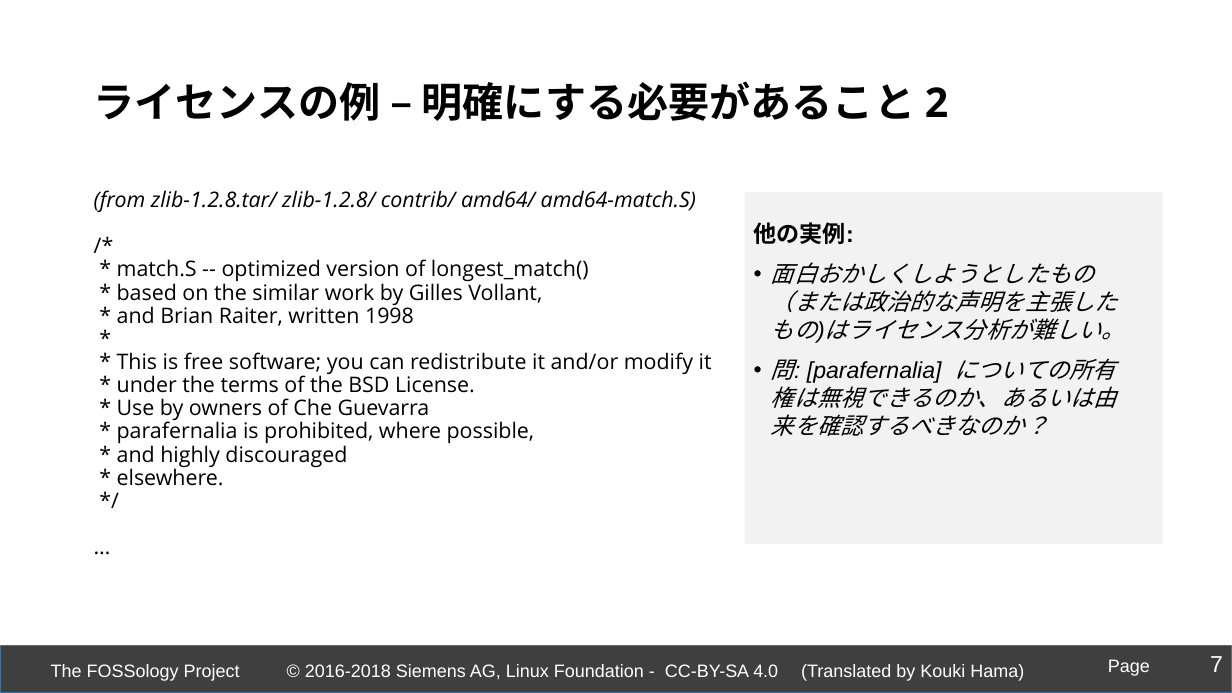
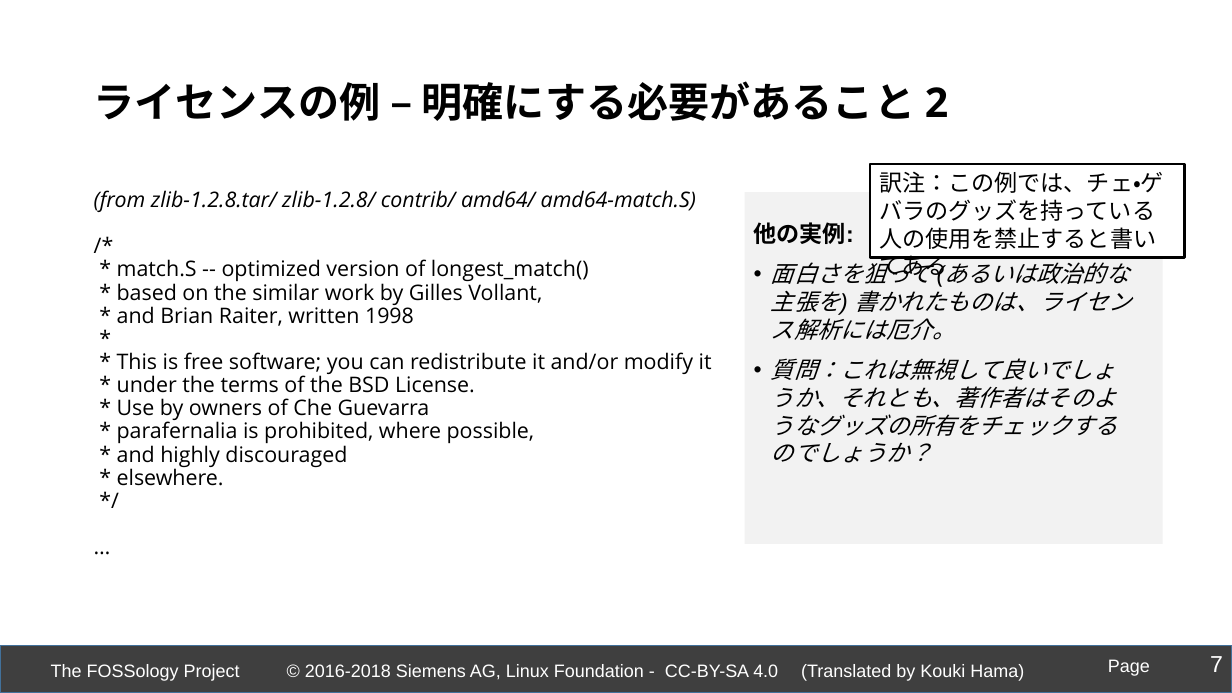
Before and after one commit to fossology/FOSSologySlides, a slide deck: slide 7 of Module-A-JPN-Motivation.pptx. Drawn at 1232x693 pixels with LibreOffice and Linux fonts; fonts in the diff are those of the drawing; background and template pictures are left out. Boxes give left, top, right and bottom in pixels: in the first picture for what was removed or moved away, otherwise in the second. Text is boxed around its words. In the diff, an @@ line names an element or a change of style, - is before the commit and + after.

```diff
--- a/Module-A-JPN-Motivation.pptx
+++ b/Module-A-JPN-Motivation.pptx
@@ rectangle added at bbox=[871, 165, 1185, 258], fill #FFFFFF, outline #000000 2 pt, 18 pt, text #000000 @@
+訳注：この例では、チェ・ゲバラのグッズを持っている人の使用を禁止すると書いてある
@@ text at bbox=[771, 255, 1131, 463]: text changed @@
-• 面白おかしくしようとしたもの（または政治的な声明を主張したもの)はライセンス分析が難しい。
-• 問: [parafernalia] についての所有権は無視できるのか、あるいは由来を確認するべきなのか？
+• 面白さを狙って (あるいは政治的な主張を) 書かれたものは、ライセンス解析には厄介。
+• 質問：これは無視して良いでしょうか、それとも、著作者はそのようなグッズの所有をチェックするのでしょうか？
```
Also in this commit, not shown: 7 other slides changed.
